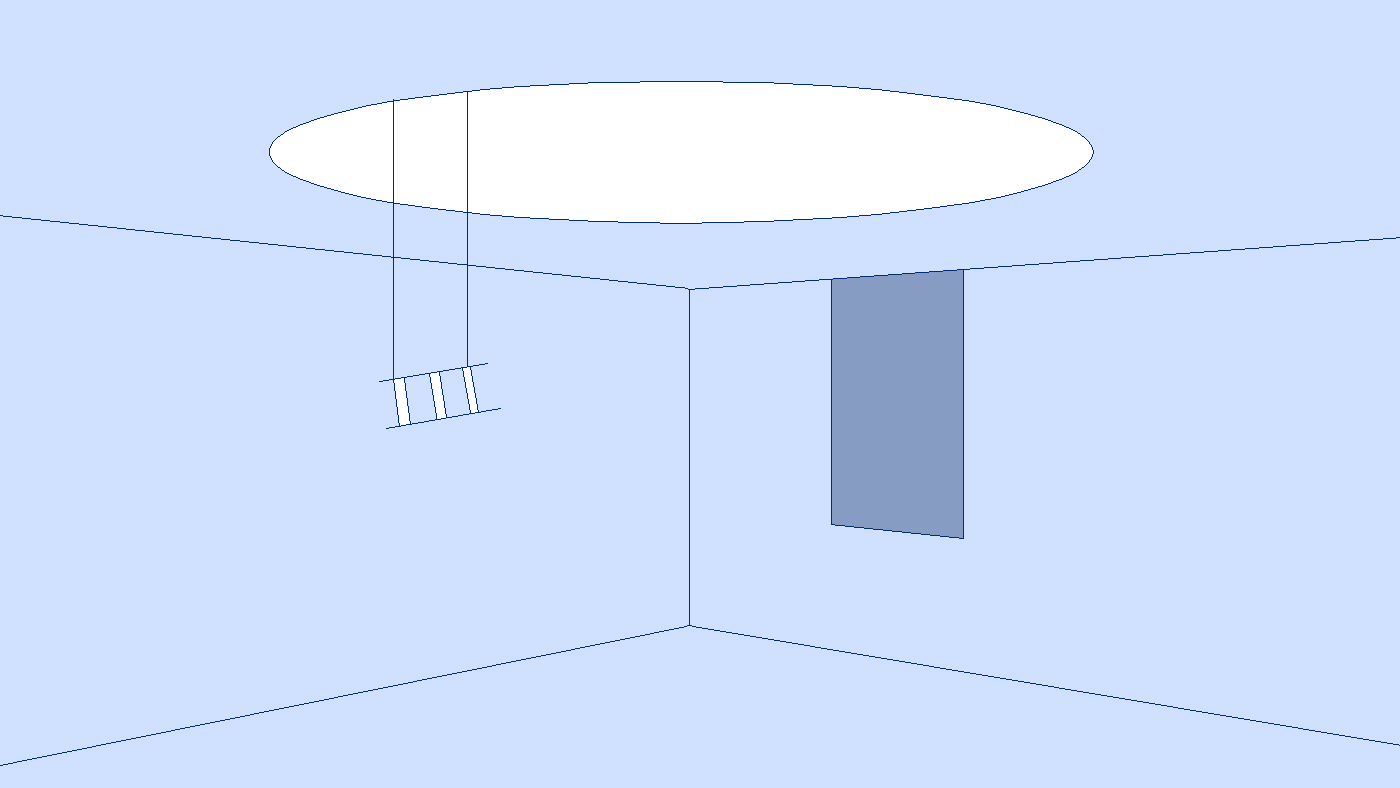
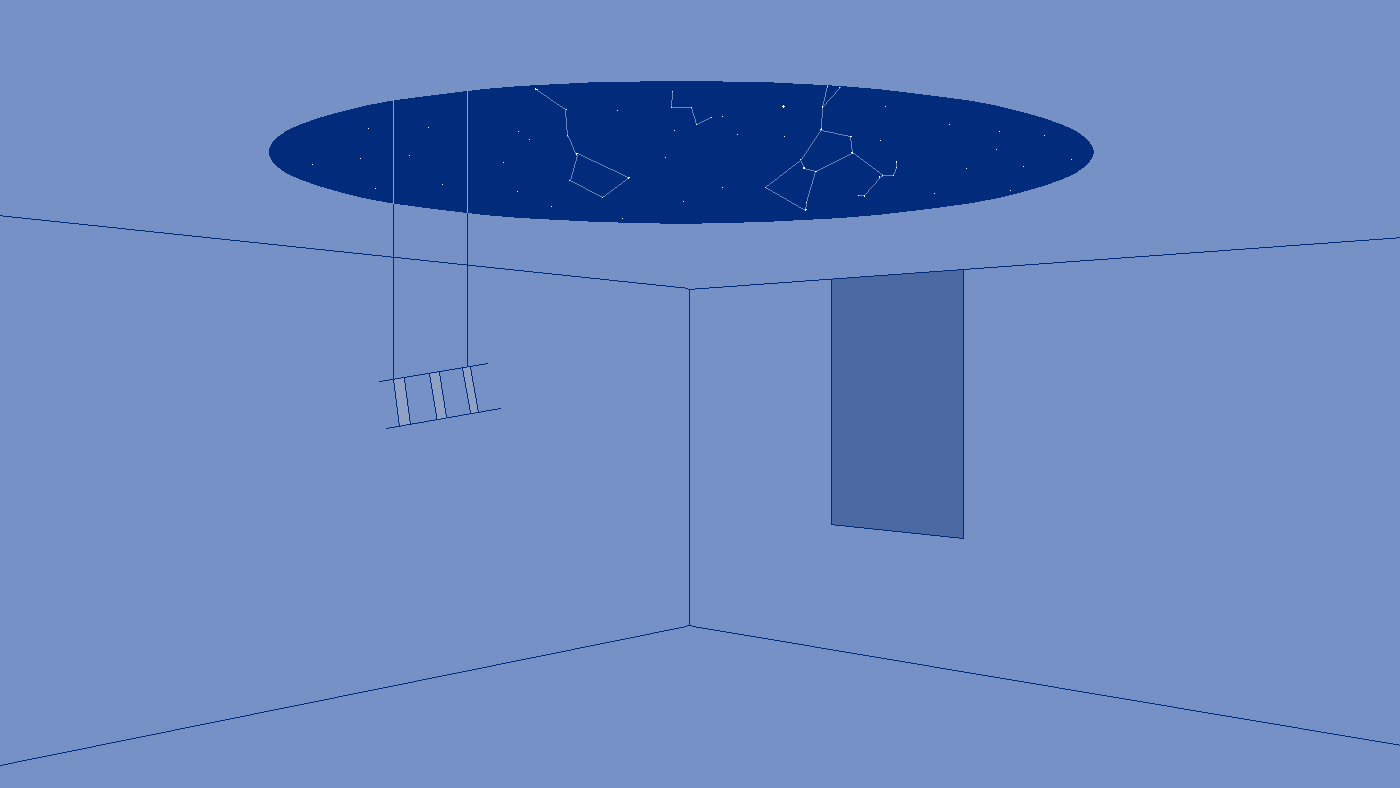
Before/after of a (1400, 788) layered artwork. What changed in the layer stack:
added layer "Paint Layer 6" above "Copy of Paint Layer 4" over (x1=0, y1=0, x2=1400, y2=788)
removed layer "Paint Layer 1" over (x1=0, y1=64, x2=1400, y2=788)
added layer "sky" above "rom" over (x1=192, y1=0, x2=1152, y2=512)
added layer "rom" above "Background" over (x1=0, y1=192, x2=1400, y2=788)
painted on "Background" over (x1=0, y1=0, x2=1400, y2=788)